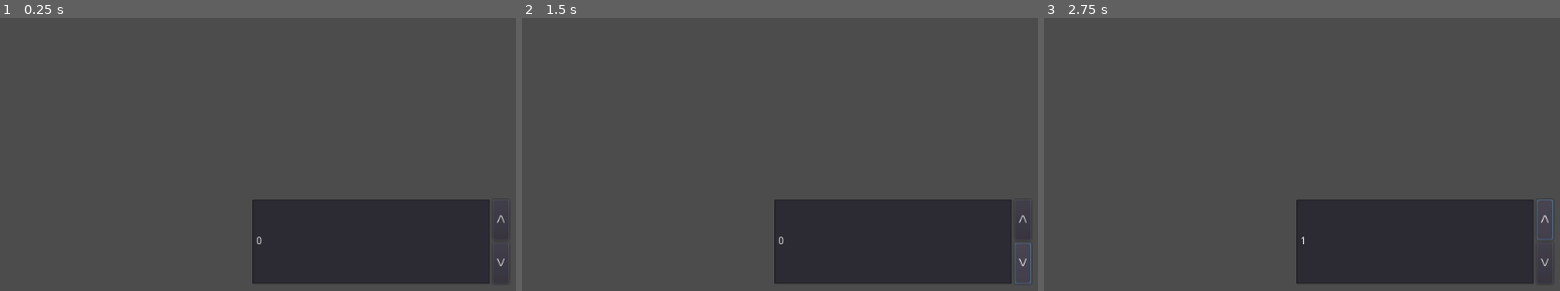
Above: before the commit, frames 1-3 (left to right).
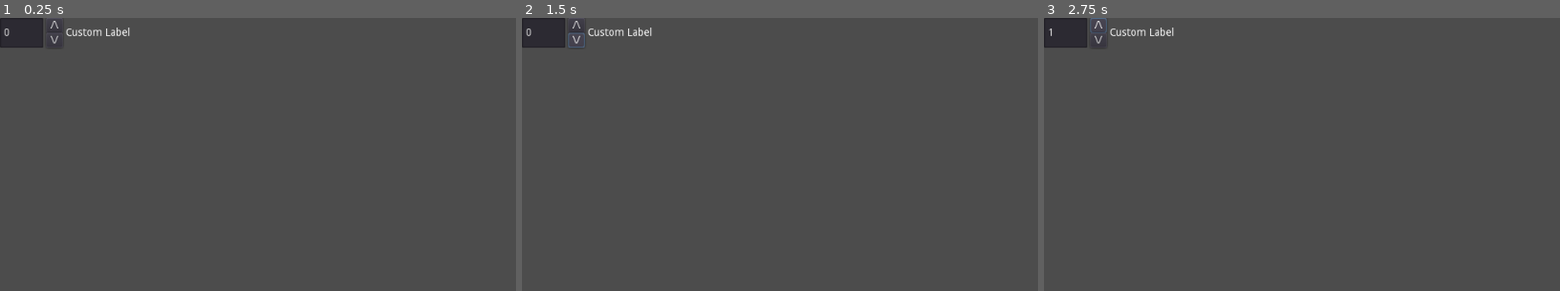
Above: after the commit, the same moments.

Repository: DeerTears/GD-FocusSpinBox
Game: Godot game, scene res://Scenes/FocusSpinBox.tscn
The game is run twice, just before and just after one commit, with the same random seed, the same clock (stepped at 60 frames per second) and the same inputs.
Inputs:
- Up to frame 1 (0.25 s): no input
- Up to frame 2 (1.5 s): click "/\" at 0.5 s; click "\/" at 1.25 s
- Up to frame 3 (2.75 s): click "/\" at 2 s

The runs differ from the first frame. In frame 1, 15% of the frame differs, in the area x 0-98%, y 0-98%; in frame 2, 15%, in the area x 0-99%, y 0-98%; in frame 3, 15%.

Commit message:
add readme, add example, fix connect bugs

Diff:
--- /dev/null
+++ b/Examples/ExampleSettings.tscn
@@ -0,0 +1,43 @@
+[gd_scene load_steps=2 format=2]
+
+[ext_resource path="res://Scenes/FocusSpinBox.tscn" type="PackedScene" id=1]
+
+[node name="Control" type="Control"]
+anchor_right = 1.0
+anchor_bottom = 1.0
+__meta__ = {
+"_edit_use_anchors_": false
+}
+
+[node name="MarginContainer" type="MarginContainer" parent="."]
+anchor_right = 1.0
+anchor_bottom = 1.0
+custom_constants/margin_right = 8
+custom_constants/margin_top = 8
+custom_constants/margin_left = 8
+custom_constants/margin_bottom = 8
+__meta__ = {
+"_edit_use_anchors_": false
+}
+
+[node name="VBoxContainer" type="VBoxContainer" parent="MarginContainer"]
+margin_left = 8.0
+margin_top = 8.0
+margin_right = 1016.0
+margin_bottom = 592.0
+custom_constants/separation = 8
+__meta__ = {
+"_edit_use_anchors_": false
+}
+
+[node name="FocusSpinBox" parent="MarginContainer/VBoxContainer" instance=ExtResource( 1 )]
+margin_right = 1008.0
+step = 2
+round_to_step = true
+show_label = false
+wide_buttons = false
+
+[node name="SpinBox" type="SpinBox" parent="MarginContainer/VBoxContainer"]
+margin_top = 52.0
+margin_right = 1008.0
+margin_bottom = 76.0
--- a/Scenes/FocusSpinBox.tscn
+++ b/Scenes/FocusSpinBox.tscn
@@ -3,73 +3,67 @@
 [ext_resource path="res://Scripts/FocusSpinBox.gd" type="Script" id=1]
 
 [node name="FocusSpinBox" type="Control"]
-anchor_left = 0.5
-anchor_top = 0.5
-anchor_right = 0.5
-anchor_bottom = 0.5
-margin_left = -174.0
-margin_top = -56.0
-margin_right = 174.0
-margin_bottom = 57.0
+margin_right = 84.0
+margin_bottom = 40.0
+rect_min_size = Vector2( 84, 40 )
 script = ExtResource( 1 )
 __meta__ = {
 "_edit_use_anchors_": false
 }
-label_text = "Label"
+show_label = true
+wide_buttons = true
 
 [node name="HBox" type="HBoxContainer" parent="."]
 anchor_right = 1.0
 anchor_bottom = 1.0
+margin_right = 91.0
+margin_bottom = -4.0
 size_flags_horizontal = 3
 size_flags_vertical = 3
+custom_constants/separation = 4
 __meta__ = {
 "_edit_use_anchors_": false
 }
 
 [node name="LineEdit" type="LineEdit" parent="HBox"]
-margin_right = 318.0
-margin_bottom = 113.0
+margin_right = 58.0
+margin_bottom = 40.0
 size_flags_horizontal = 3
 size_flags_vertical = 7
 text = "0"
 
 [node name="ButtonContainer" type="VBoxContainer" parent="HBox"]
-margin_left = 322.0
-margin_right = 344.0
-margin_bottom = 113.0
+margin_left = 62.0
+margin_right = 84.0
+margin_bottom = 40.0
+size_flags_horizontal = 3
 size_flags_vertical = 7
+custom_constants/separation = 0
 
 [node name="Up" type="Button" parent="HBox/ButtonContainer"]
 margin_right = 22.0
-margin_bottom = 54.0
+margin_bottom = 20.0
 size_flags_vertical = 3
 text = "/\\"
 
 [node name="Down" type="Button" parent="HBox/ButtonContainer"]
-margin_top = 58.0
+margin_top = 20.0
 margin_right = 22.0
-margin_bottom = 113.0
+margin_bottom = 40.0
 size_flags_vertical = 3
 text = "\\/"
 
-[node name="RepeatDelay" type="Timer" parent="HBox/ButtonContainer"]
+[node name="Label" type="Label" parent="HBox"]
+margin_left = 88.0
+margin_top = 13.0
+margin_right = 175.0
+margin_bottom = 27.0
+size_flags_horizontal = 3
+size_flags_vertical = 6
+text = "Custom Label"
 
-[node name="RepeatInterval" type="Timer" parent="HBox/ButtonContainer"]
+[node name="Timers" type="Node" parent="."]
 
-[node name="Padding" type="Control" parent="HBox"]
-margin_left = 348.0
-margin_right = 348.0
-margin_bottom = 113.0
-__meta__ = {
-"_edit_use_anchors_": false
-}
+[node name="RepeatDelay" type="Timer" parent="Timers"]
 
-[node name="Label" type="Label" parent="HBox"]
-visible = false
-margin_left = 191.0
-margin_top = 49.0
-margin_right = 252.0
-margin_bottom = 63.0
-size_flags_horizontal = 2
-size_flags_vertical = 6
-text = "Whatever"
+[node name="RepeatInterval" type="Timer" parent="Timers"]
--- a/Scripts/FocusSpinBox.gd
+++ b/Scripts/FocusSpinBox.gd
@@ -16,15 +16,15 @@
 export var repeat_delay_secs: float = 0.6
 export var repeat_interval_secs: float = 0.02
 export (bool) var show_label = false setget edit_label_visible
-export (String) var label_text = "" setget edit_label_text
+export (String) var label_text = "Custom Label" setget edit_label_text
 export (alignments) var label_align = alignments.left setget edit_label_align
 export var wide_buttons: bool = false setget edit_button_wide
 
 onready var label = $HBox/Label
 onready var up = $HBox/ButtonContainer/Up
 onready var down = $HBox/ButtonContainer/Down
-onready var repeat_delay = $HBox/ButtonContainer/RepeatDelay
-onready var repeat_interval = $HBox/ButtonContainer/RepeatInterval
+onready var repeat_delay_timer = $Timers/RepeatDelay
+onready var repeat_interval_timer = $Timers/RepeatInterval
 onready var line_edit = $HBox/LineEdit
 onready var button_container = $HBox/ButtonContainer
 
@@ -39,7 +39,7 @@
 func edit_label_visible(_show_label):
 	if Engine.is_editor_hint():
 		show_label = not show_label
-		$HBox/Label.visible = show_label
+		$HBox/Label.set_visible(show_label)
 
 func edit_button_wide(_true:bool):
 	if Engine.is_editor_hint():
@@ -72,19 +72,32 @@
 var repeat_increment_value: int
 
 func _ready():
-	up.connect("button_down",self,"button_pressed",[true])
-	down.connect("button_down",self,"button_pressed",[false])
+	up.connect("button_down",self,"on_button_pressed",[true])
+	down.connect("button_down",self,"on_button_pressed",[false])
+	up.connect("button_up",self,"on_button_released",[true])
+	down.connect("button_up",self,"on_button_released",[false])
+
 	line_edit.connect("text_changed",self,"on_text_changed")
+
+	up.connect("focus_exited",self,"on_child_focus_exited")
+	up.connect("focus_entered",self,"on_child_focus_entered")
+	down.connect("focus_exited",self,"on_child_focus_exited")
+	down.connect("focus_entered",self,"on_child_focus_entered")
+	line_edit.connect("focus_exited",self,"on_child_focus_exited")
+	line_edit.connect("focus_entered",self,"on_child_focus_entered")
+
+	repeat_delay_timer.connect("timeout",self,"on_repeat_delay_timeout")
+
 	init()
 
 func init():
 	value = initial_value
 	update_value()
-	repeat_delay.wait_time = repeat_delay_secs
-	repeat_interval.wait_time = repeat_interval_secs
+	repeat_delay_timer.wait_time = repeat_delay_secs
+	repeat_interval_timer.wait_time = repeat_interval_secs
 	repeat_delay_started = false
 
-func button_pressed(up_button:bool): # refactor: rename to on_button_pressed, reconnect
+func on_button_pressed(up_button:bool):
 	if up_button:
 		value += step
 		repeat_increment_value = step
@@ -98,15 +111,13 @@
 	either_button_down = true
 	if repeat_delay_started:
 		return
-	repeat_delay.start()
+	repeat_delay_timer.start()
 	repeat_delay_started = true
 
-
-func button_unpressed(_up_button:bool): # refactor: rename to on_button_unpressed, reconnect
+func on_button_released(_up_button:bool):
 	either_button_down = false
-	repeat_delay.stop()
+	repeat_delay_timer.stop()
 	repeat_delay_started = false
-
 
 func on_text_changed(new_text):
 	last_valid_value = value
@@ -140,38 +151,33 @@
 	emit_signal("value_changed", value)
 	last_valid_value = value
 
-
-func repeat_delay_timeout(): # refactor: rename to on_repeat_delay_timeout, reconnect
+func on_repeat_delay_timeout():
 	repeat_delay_started = false
 	while either_button_down:
 		value += repeat_increment_value
 		update_value()
-		repeat_interval.start()
-		yield(repeat_interval,"timeout")
-		if all_nodes_lost_focus() == true:
+		repeat_interval_timer.start()
+		yield(repeat_interval_timer,"timeout")
+		if all_nodes_have_lost_focus() == true:
 			print_debug("Focus dropped on %s, ending repeat input prematurely." % [name])
 			either_button_down = false
 
-
-func item_focus_entered(): # refactor: rename to child_focus_entered, reconnect
+func on_child_focus_entered():
 	either_button_down = false
 
-
-func item_focus_exited(): # refactor: rename to child_focus_exited, reconnect
+func on_child_focus_exited(): # refactor: rename to child_focus_exited, reconnect
 	update_value()
 	# focus entry takes a cycle after this callback is called.
 	yield(get_tree(),"idle_frame") # without waiting first, nothing is focused for a cycle :(
-	if all_nodes_lost_focus() == true:
+	if all_nodes_have_lost_focus() == true:
 		emit_signal("focus_fully_exited")
 		#print_debug("All nodes of %s fully exited focus." % [name])
 
-
-func all_nodes_lost_focus() -> bool:
+func all_nodes_have_lost_focus() -> bool:
 	if (line_edit.has_focus() == false) and (up.has_focus() == false) and (down.has_focus() == false):
 		emit_signal("focus_fully_exited")
 		return true
 	return false
-
 
 func string_is_numeric(new_text:String) -> bool:
 	for non_numeric_character in common_inputs:
Not shown, changed: README.md
